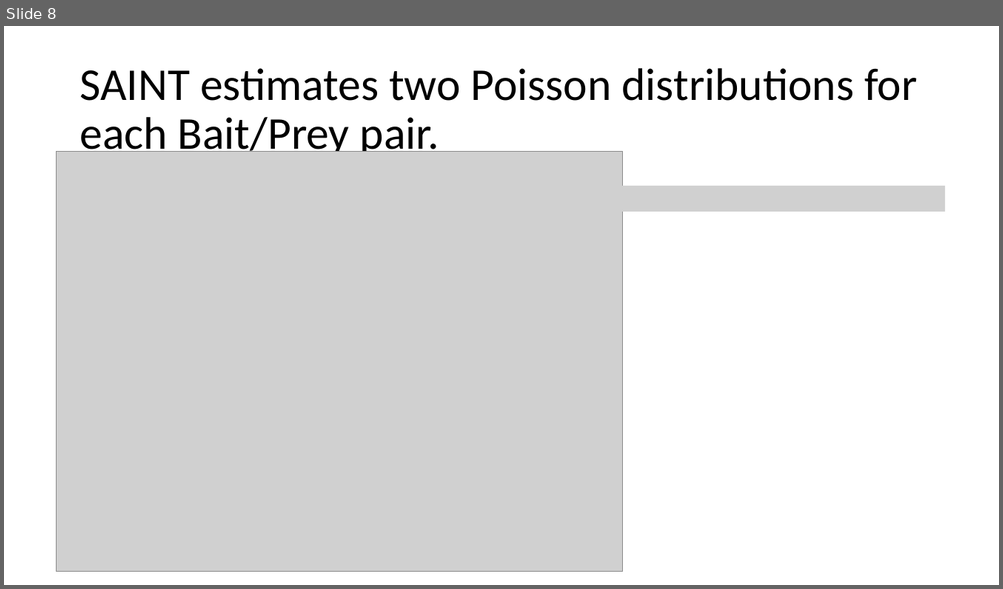
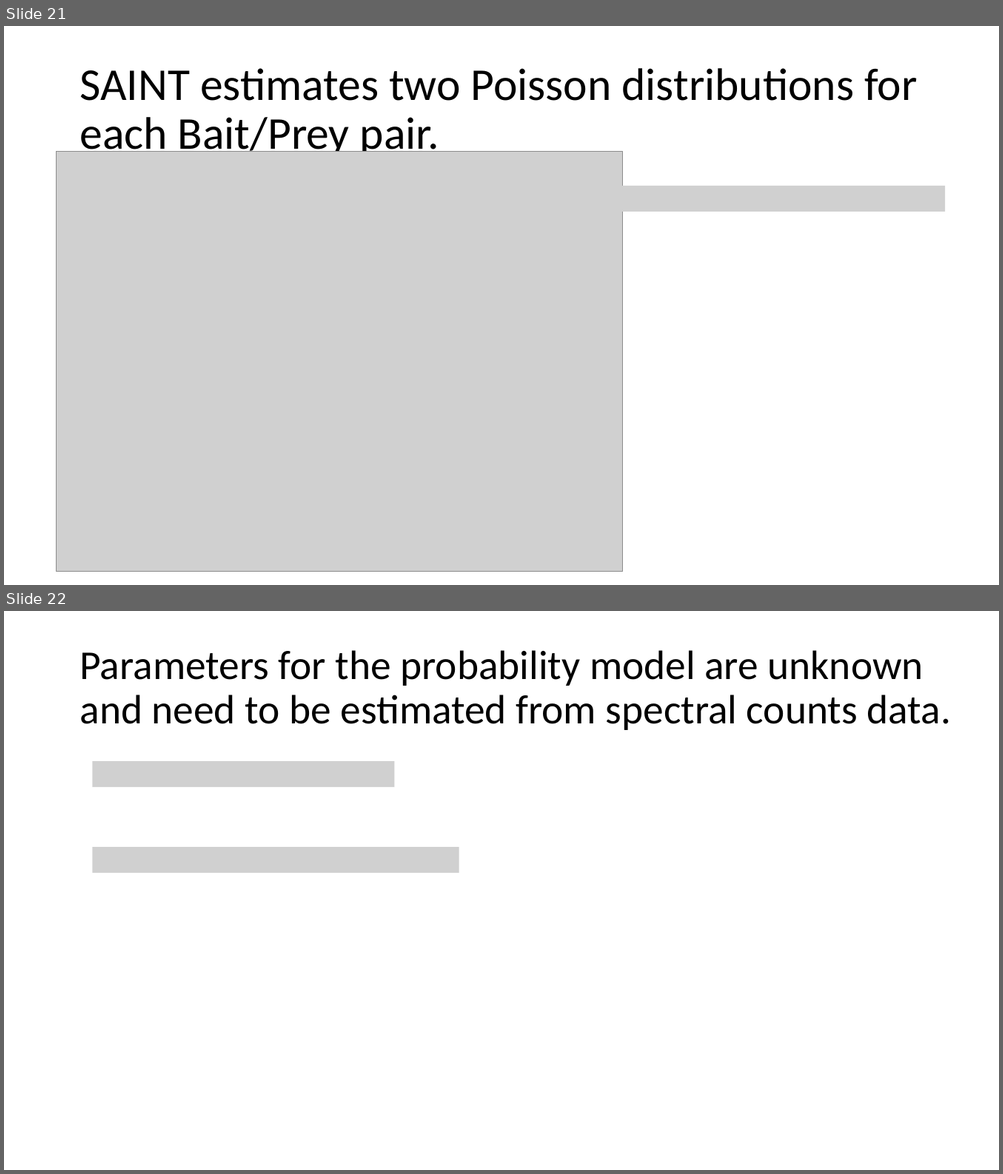
Before and after one commit to plutzer/majlab, a slide deck: SAINT-JC.pptx. Shown one above the other, each under a label of ours: slide 8 before the commit, slides 21 and 22 after it. The pictures are 1003x589 and 1003x1174 pixels, drawn with LibreOffice and Linux fonts; fonts in the diff are those of the drawing; grey boxes stand for pictures. Boxes give left, top, right and bottom in pixels: in the first picture for what was removed or moved away, otherwise in the second. Text is boxed around its words. In the diff, an @@ line names an element or a change of style, - is before the commit and + after.

```diff
--- a/SAINT-JC.pptx
+++ b/SAINT-JC.pptx
@@ slide 22 added at (4,611,999,1170), background #FFFFFF @@
@@ title added at (79,650,951,730), 39.6 pt, text #000000 @@
+Parameters for the probability model are unknown and need to be estimated from spectral counts data.
@@ picture added at (92,761,394,787) @@
@@ picture added at (92,848,458,874) @@
@@ what was slide 8 is now slide 21 @@
```
Also in this commit, not shown: 6 slides changed, 28 other slides added.
